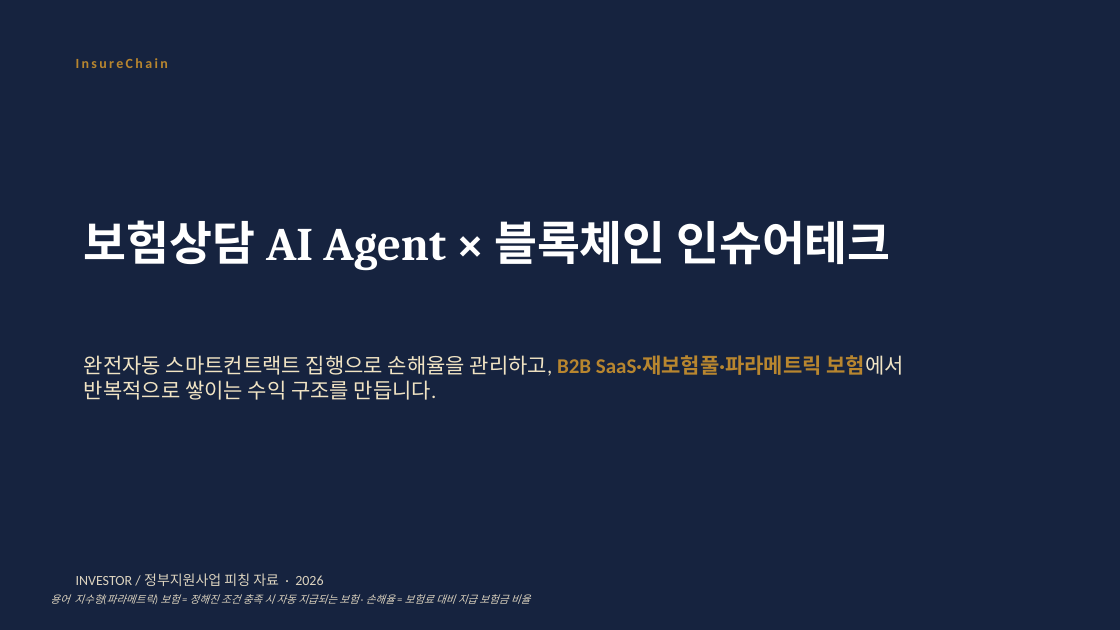
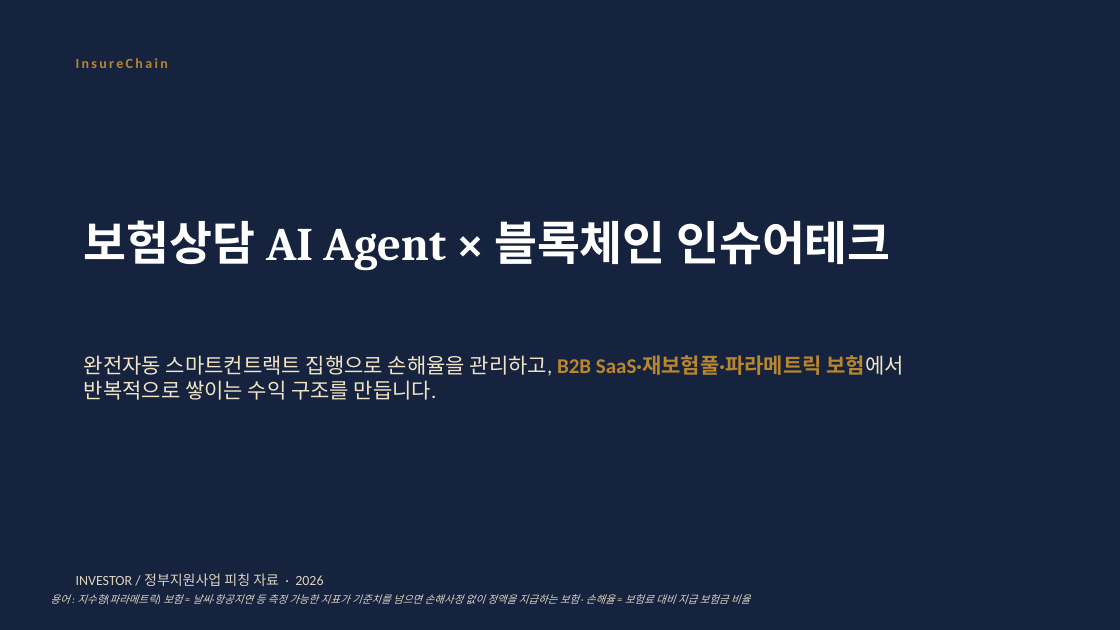
Before and after one commit to leeyonsei78/capstone_project_alpha, a slide deck: slide 1 of 인슈어체인_투자피칭_발표자료.pptx. Drawn at 1120x630 pixels with LibreOffice and Linux fonts; fonts in the diff are those of the drawing. Boxes give left, top, right and bottom in pixels: in the first picture for what was removed or moved away, otherwise in the second. Text is boxed around its words. In the diff, an @@ line names an element or a change of style, - is before the commit and + after.

```diff
--- a/인슈어체인_투자피칭_발표자료.pptx
+++ b/인슈어체인_투자피칭_발표자료.pptx
@@ text at [50,594,750,604]: text changed @@
-용어 지수형(파라메트릭) 보험 = 정해진 조건 충족 시 자동 지급되는 보험 · 손해율 = 보험료 대비 지급 보험금 비율
+용어 : 지수형(파라메트릭) 보험 = 날씨·항공지연 등 측정 가능한 지표가 기준치를 넘으면 손해사정 없이 정액을 지급하는 보험 · 손해율 = 보험료 대비 지급 보험금 비율
```
Also in this commit, not shown: 13 other slides changed, 1 slide added.
